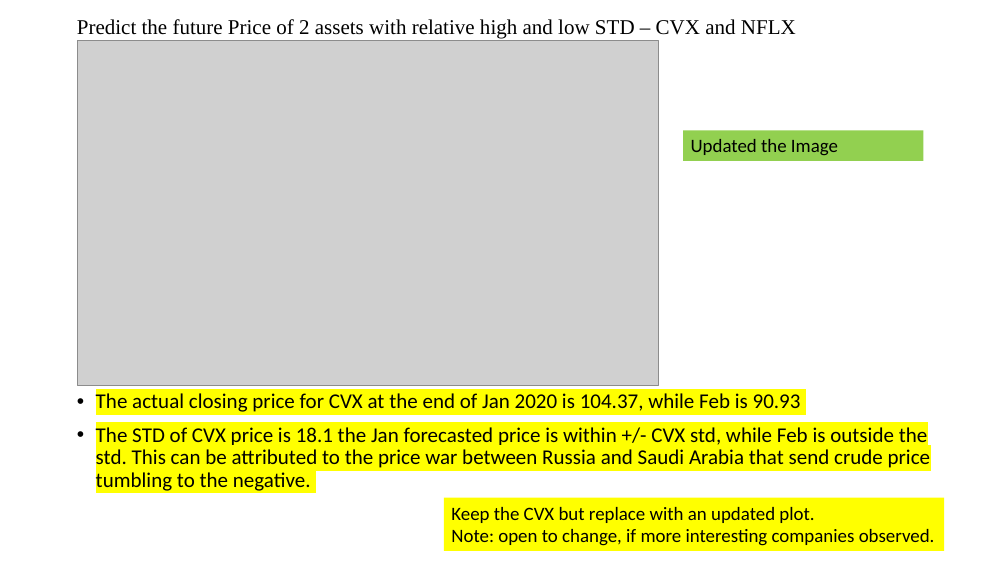
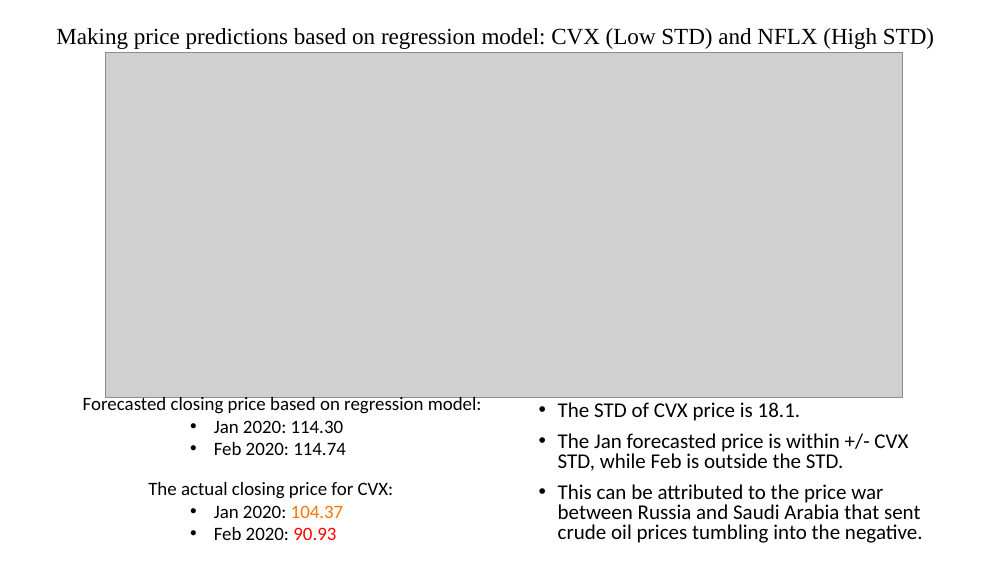
Before and after one commit to claybeaver/Group9_Project1, a slide deck: slide 11 of Final_Presentation.pptx. Drawn at 1008x567 pixels with LibreOffice and Linux fonts; fonts in the diff are those of the drawing; grey boxes stand for pictures. Boxes give left, top, right and bottom in pixels: in the first picture for what was removed or moved away, otherwise in the second. Text is boxed around its words. In the diff, an @@ line names an element or a change of style, - is before the commit and + after.

Commit message:
Worked on Final_Presentation.pptx, added new images

```diff
--- a/Final_Presentation.pptx
+++ b/Final_Presentation.pptx
@@ title at (56, 28, 934, 49): text changed; size 20 to 22 pt @@
-Predict the future Price of 2 assets with relative high and low STD – CVX and NFLX
+Making price predictions based on regression model: CVX (Low STD) and NFLX (High STD)
@@ picture: place and size @@
-picture at (78, 40, 659, 386)
+picture at (106, 52, 903, 398)
@@ rectangle removed at (684, 130, 924, 160) @@
-Updated the Image
@@ text added at (83, 395, 482, 455), 18 pt, text #000000 @@
+Forecasted closing price based on regression model:
+      • Jan 2020: 114.30
+      • Feb 2020: 114.74
@@ text at (558, 402, 923, 543): text changed @@
-• The actual closing price for CVX at the end of Jan 2020 is 104.37, while Feb is 90.93
-• The STD of CVX price is 18.1 the Jan forecasted price is within +/- CVX std, while Feb is outside the std. This can be attributed to the price war between Russia and Saudi Arabia that send crude price tumbling to the negative.
+• The STD of CVX price is 18.1.
+• The Jan forecasted price is within +/- CVX STD, while Feb is outside the STD.
+• This can be attributed to the price war between Russia and Saudi Arabia that sent crude oil prices tumbling into the negative.
@@ text added at (148, 482, 394, 540), 18 pt, text #000000 @@
+The actual closing price for CVX:
+      • Jan 2020: 104.37
+      • Feb 2020: 90.93
@@ rectangle removed at (444, 498, 944, 551) @@
-Keep the CVX but replace with an updated plot.
-Note: open to change, if more interesting companies observed.
```
Also in this commit, not shown: 10 other slides changed, 1 slide added, 1 slide removed, 4 other files.
